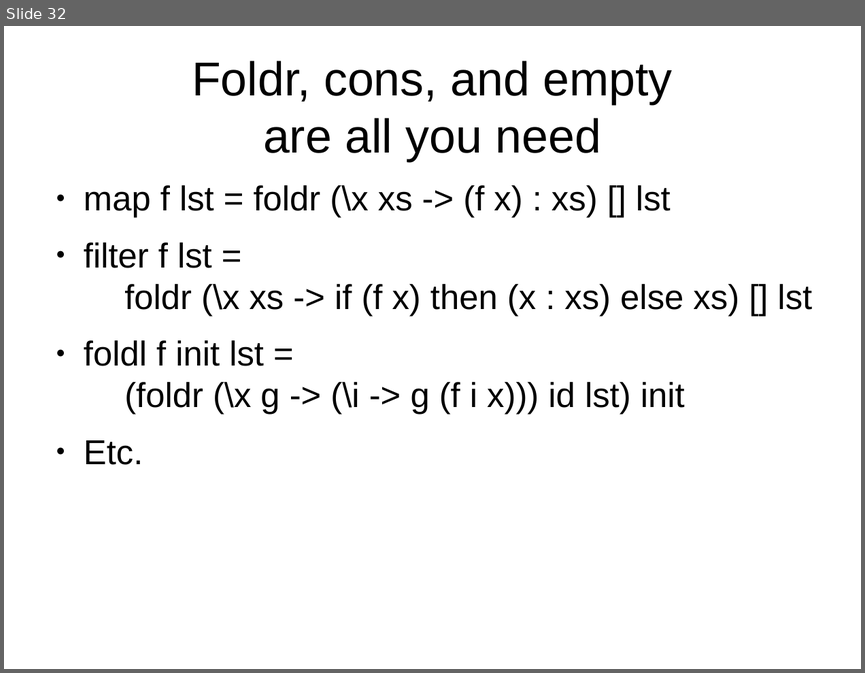
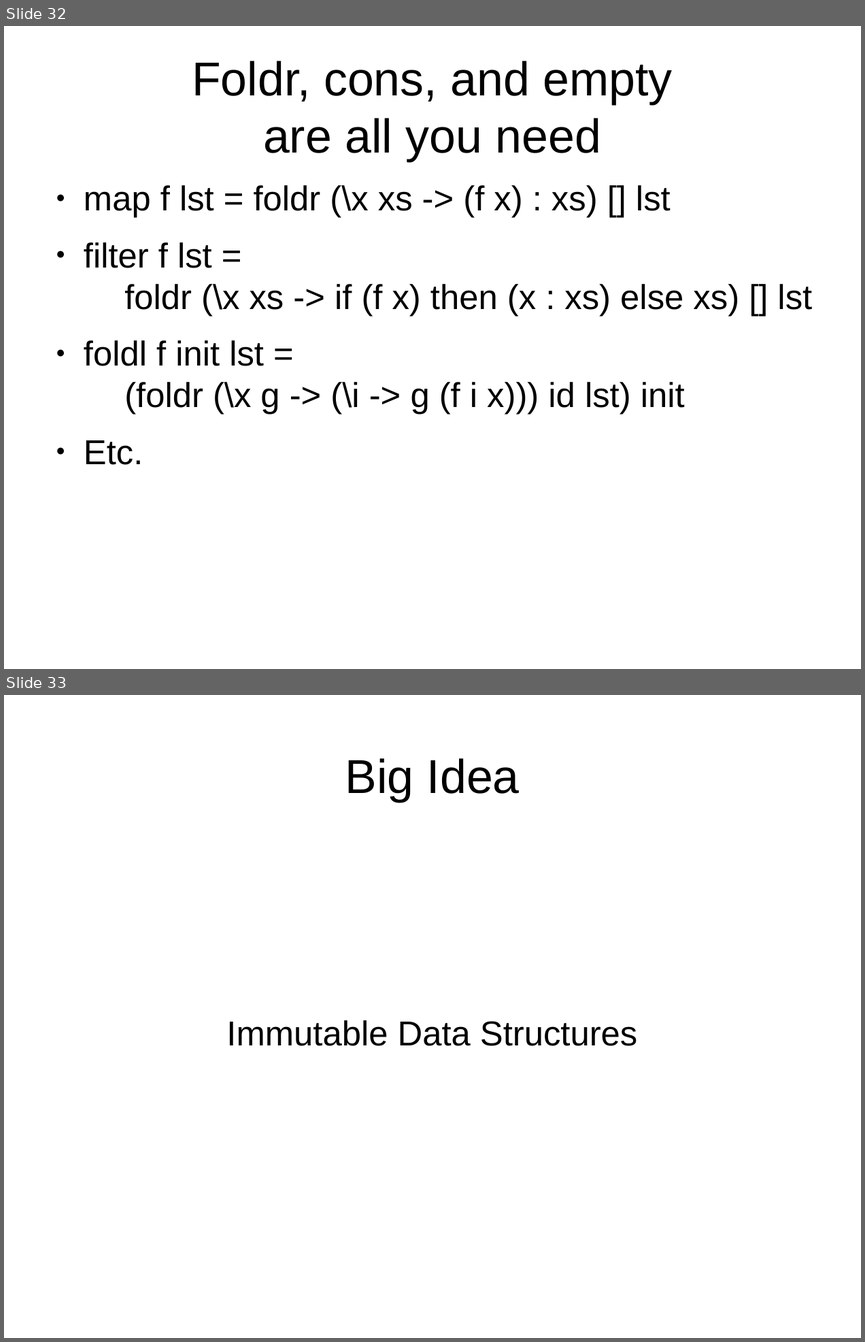
Before and after one commit to bhurt/presentations, a slide deck: lambda.odp. Shown one above the other, each under a label of ours: slide 32 before the commit, slides 32 and 33 after it. The pictures are 865x673 and 865x1342 pixels, drawn with LibreOffice and Linux fonts; fonts in the diff are those of the drawing. Boxes give left, top, right and bottom in pixels: in the first picture for what was removed or moved away, otherwise in the second. Text is boxed around its words. In the diff, an @@ line names an element or a change of style, - is before the commit and + after.

```diff
--- a/lambda.odp
+++ b/lambda.odp
@@ slide 33 added at (x1=4, y1=695, x2=861, y2=1338), background #FFFFFF @@
@@ title added at (x1=345, y1=758, x2=519, y2=802), 44 pt, text #000000 @@
+Big Idea
@@ subtitle added at (x1=226, y1=1020, x2=637, y2=1046), 32 pt, text #000000 @@
+Immutable Data Structures
```
Also in this commit, not shown: 3 other slides added.
